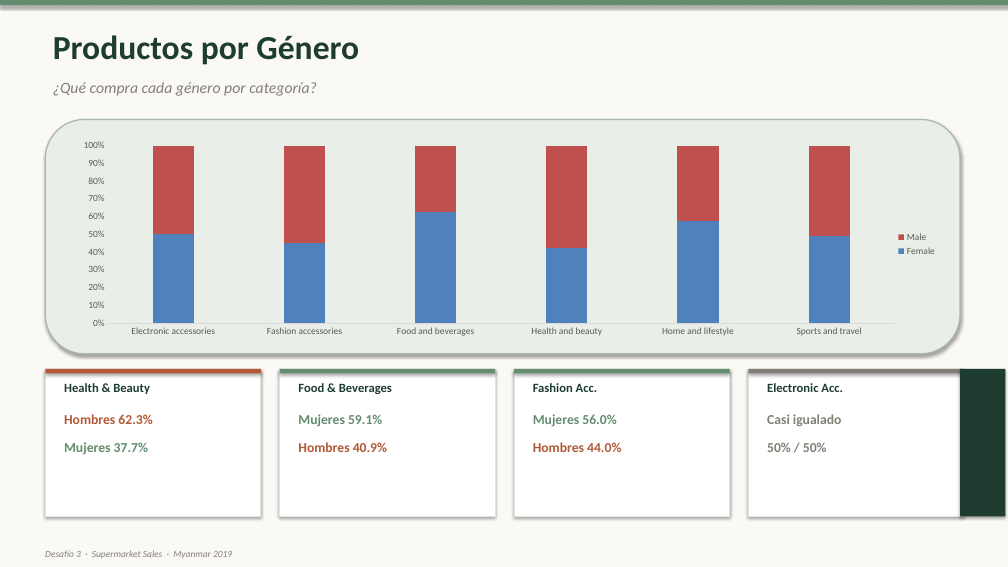
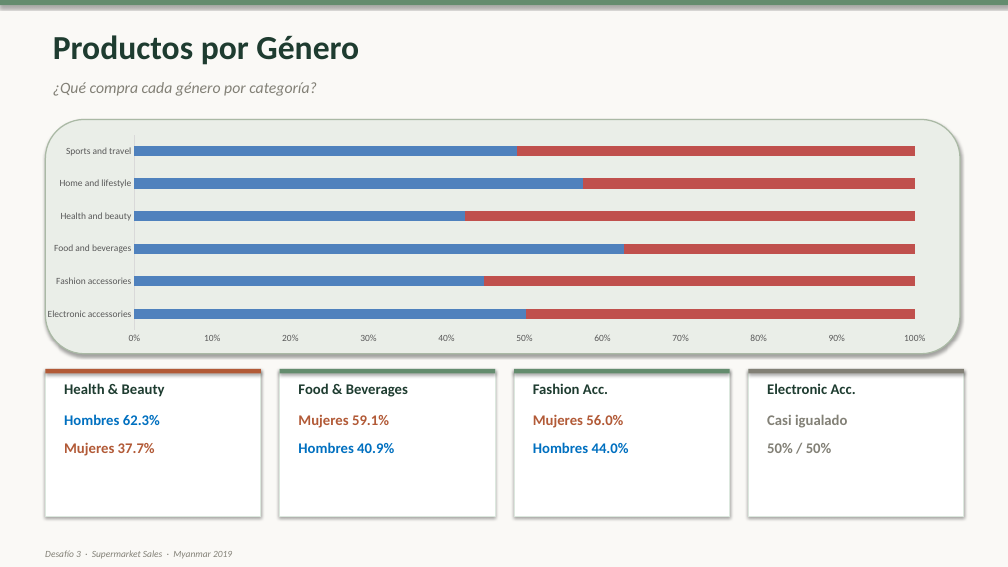
Before and after one commit to javierFernandezF/tallerStoryteling, a slide deck: slide 6 of Taller/Archivos notables/Desafio3_Presentacion_v3.pptx. Drawn at 1008x567 pixels with LibreOffice and Linux fonts; fonts in the diff are those of the drawing. Boxes give left, top, right and bottom in pixels: in the first picture for what was removed or moved away, otherwise in the second. Text is boxed around its words. In the diff, an @@ line names an element or a change of style, - is before the commit and + after.

```diff
--- a/Taller/Archivos notables/Desafio3_Presentacion_v3.pptx
+++ b/Taller/Archivos notables/Desafio3_Presentacion_v3.pptx
@@ column stacked 100% chart at (44,114,964,373) @@
@@ column stacked 100% chart to bar stacked 100% chart @@
-Female: 50, 45, 63, 42, 58, 49
+Series 1: 50, 45, 63, 42, 58, 49
-Male: 50, 55, 37, 58, 42, 51
+Series 2: 50, 55, 37, 58, 42, 51
@@ legend changed @@
@@ value axis changed @@
@@ bar stacked 100% chart: place and size @@
-bar stacked 100% chart at (17,127,944,361)
+bar stacked 100% chart at (44,114,964,373)
@@ size 12 to 14 pt in 4 elements at (64,383,165,397), (533,383,608,394), (298,383,408,397), (767,383,856,394) @@
@@ rectangle removed at (960,369,1006,516) @@
@@ size 13 to 14 pt, text colour #648C6E to #B25A37 in 3 elements at (64,442,155,456), (298,415,389,428), (533,414,623,428) @@
@@ text "Casi igualado" at (767,414,847,428): size 13 to 14 pt @@
@@ size 13 to 14 pt, text colour #B25A37 to #0070C0 in 3 elements at (533,442,629,453), (64,414,160,425), (298,442,394,453) @@
@@ text "50% / 50%" at (767,443,832,453): size 13 to 14 pt @@
```
Also in this commit, not shown: 7 other slides changed, 2 other files.
